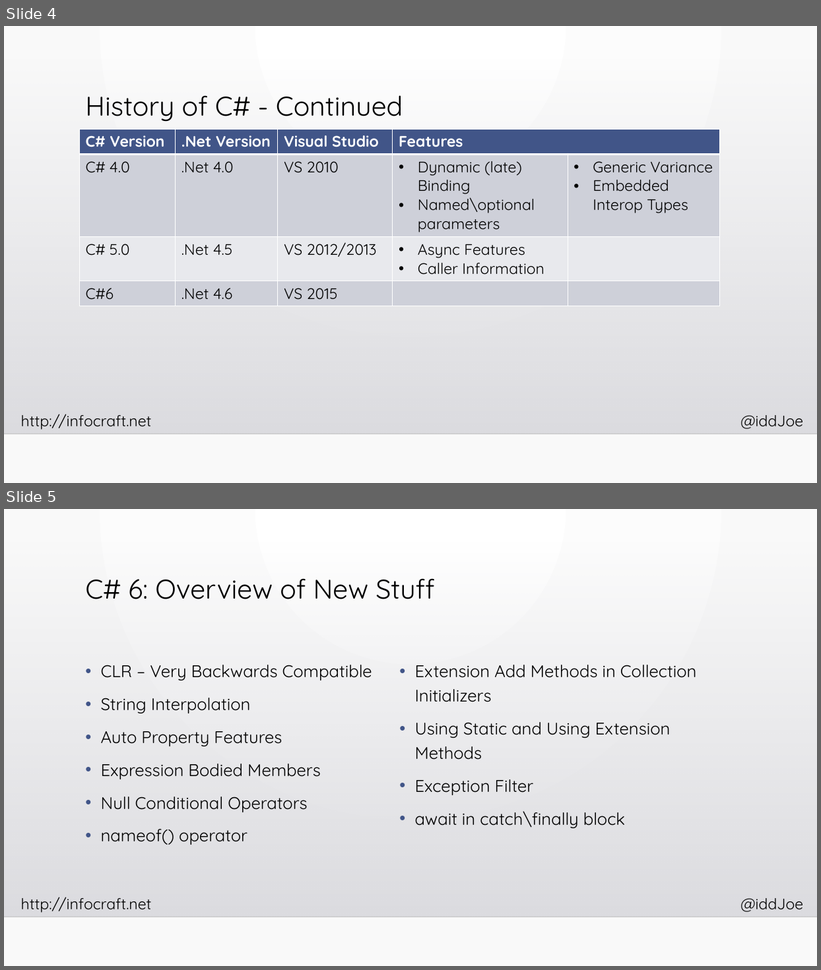
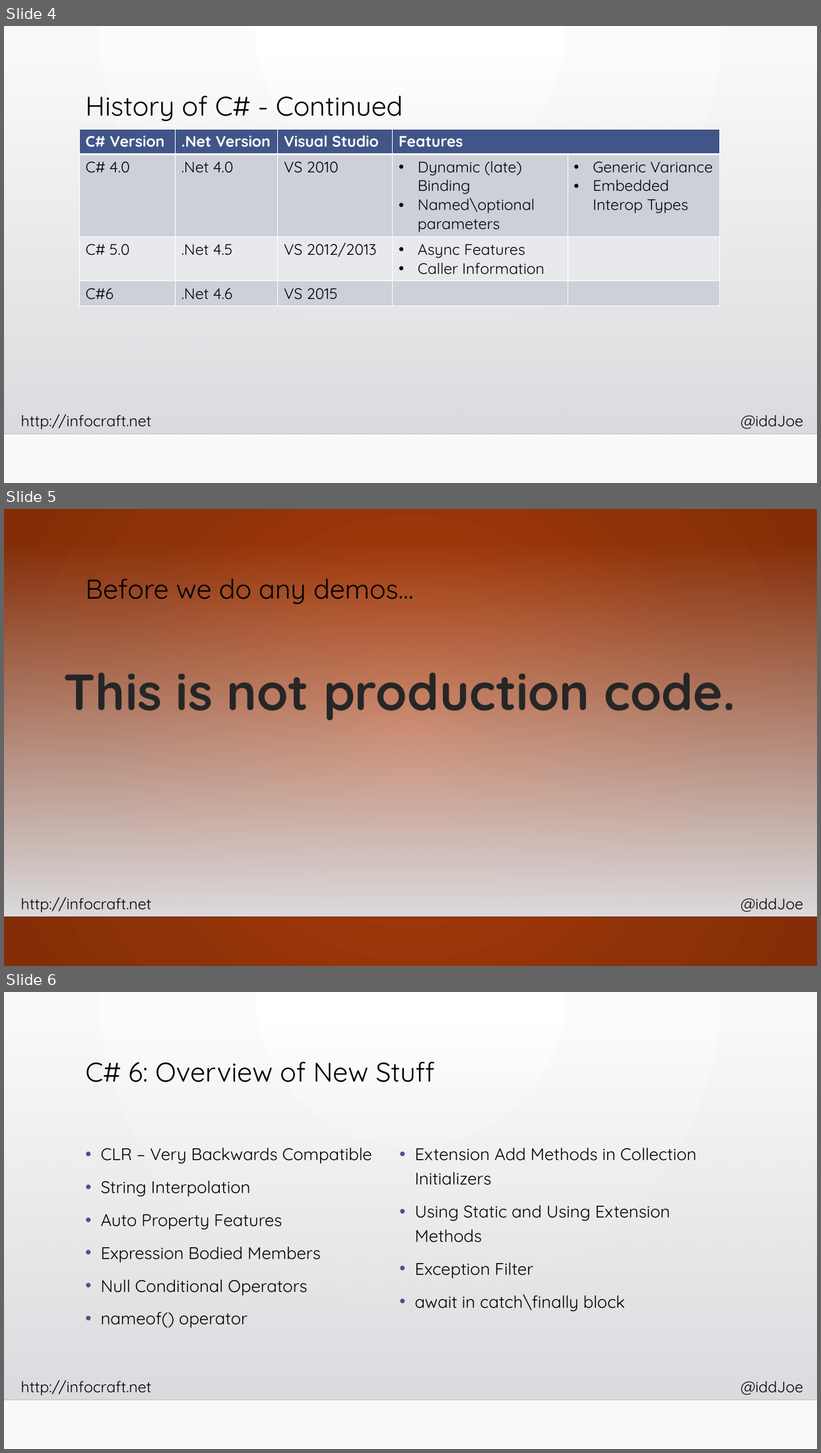
Before and after one commit to InfoCraftDotNet/CSharp-6-New-Language-Features, a slide deck: Slides/CSharp-6-New-Language-Features.pptx. Shown one above the other, each under a label of ours: slides 4 and 5 before the commit, slides 4, 5 and 6 after it. The pictures are 821x970 and 821x1453 pixels, drawn with LibreOffice and Linux fonts; fonts in the diff are those of the drawing; background and template pictures are left out. Boxes give left, top, right and bottom in pixels: in the first picture for what was removed or moved away, otherwise in the second. Text is boxed around its words. In the diff, an @@ line names an element or a change of style, - is before the commit and + after.

Commit message:
Updating slides

```diff
--- a/Slides/CSharp-6-New-Language-Features.pptx
+++ b/Slides/CSharp-6-New-Language-Features.pptx
@@ slide 5 added at [4, 509, 817, 966], background gradient #BC410A to #A73A09 to #8D3107 to #842D07; not listed: 4 template elements that a slide beside it also shows @@
@@ title added at [85, 578, 414, 604], 32 pt, text #000000 @@
+Before we do any demos…
@@ text added at [64, 673, 735, 721], 60 pt, text #262626, bold @@
+This is not production code.
@@ what was slide 5 is now slide 6 @@
```
